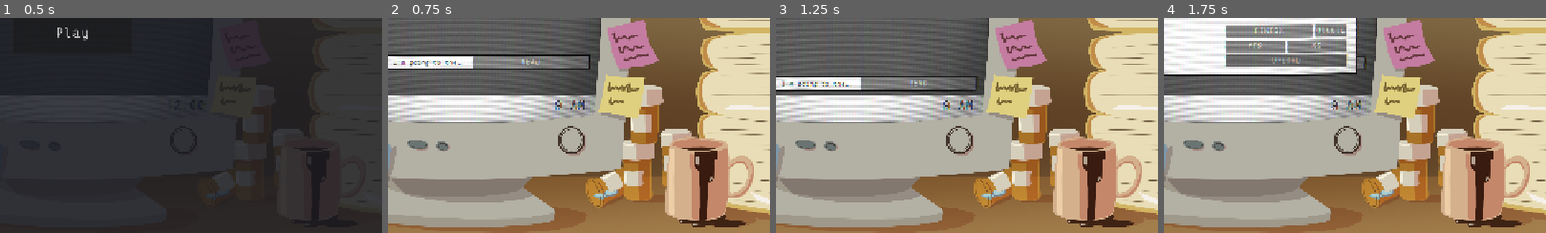
Above: before the commit, frames 1-4 (left to right).
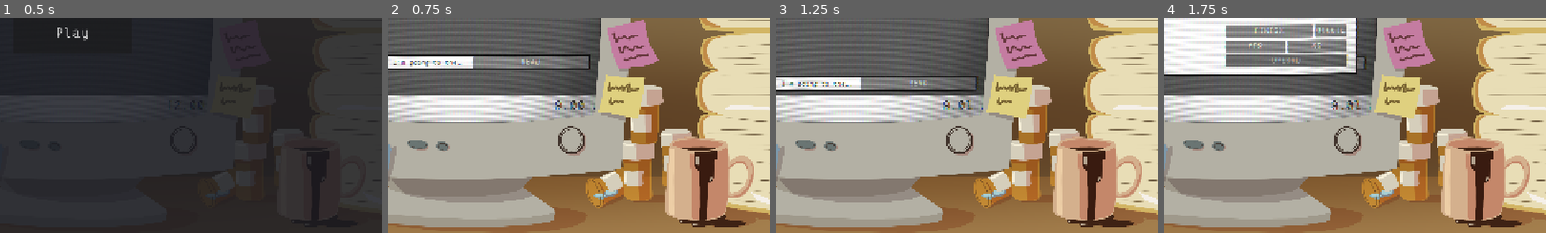
Above: after the commit, the same moments.

Repository: BradBenJoya/GMTK2026
Game: Godot game, scene res://Scenes/main.tscn
The game is run twice, just before and just after one commit, with the same random seed, the same clock (stepped at 60 frames per second) and the same inputs.
Inputs:
- Up to frame 1 (0.5 s): no input
- Up to frame 2 (0.75 s): click "Play" at 0.5 s
- Up to frame 3 (1.25 s): no input
- Up to frame 4 (1.75 s): click "READ" at 1.25 s
The pictures show only the part of the screen within x 40-90%, y 50-100%; the shares and areas given below are measured in that part.

Frame 1 is identical in both runs. In frame 2, 0.2% of the frame differs, in the area x 46-55%, y 38-43%; in frame 3, 0.2%; in frame 4, 0.1%.

Commit message:
clock can display minutes

Diff:
--- a/Scenes/main.tscn
+++ b/Scenes/main.tscn
@@ -105,6 +105,7 @@
 offset_bottom = 163.00003
 text = "12:00"
 label_settings = SubResource("LabelSettings_up85j")
+horizontal_alignment = 2
 
 [node name="CRTShader" type="ColorRect" parent="Monitor/SubViewport" unique_id=1163136055]
 z_index = 4096
--- a/Scripts/main.gd
+++ b/Scripts/main.gd
@@ -44,12 +44,13 @@
 	counter.text = "Inbox " + str(total_emails)
 
 	# clock stuff! :D
-	if round(clock + 9) > 12:
-		time.text = str(int(fmod(round(clock + 9), 12))) + " PM"
-	elif fmod(round(clock + 9), 12) == 0:
+	if round(clock + 9) > 12: #start ampbeetle
+		time.text = str(int(fmod(floor(clock + 9), 12))) + ":%02.f" % floor(fmod(clock + 9, 1)*60) + " PM"
+	elif fmod(floor(clock + 9), 12) == 0:
 		time.text = "12 PM"
 	else:
-		time.text = str(int(fmod(round(clock + 9), 12))) + " AM"
+		time.text = str(int(fmod(floor(clock + 9), 12))) + ":%02.f" % floor(fmod(clock + 9, 1)*60) + " AM"
+#end ampbeetle
 
 # start Psuedo Pakman
 func _on_state_changed(new_state: GameState) -> void:
